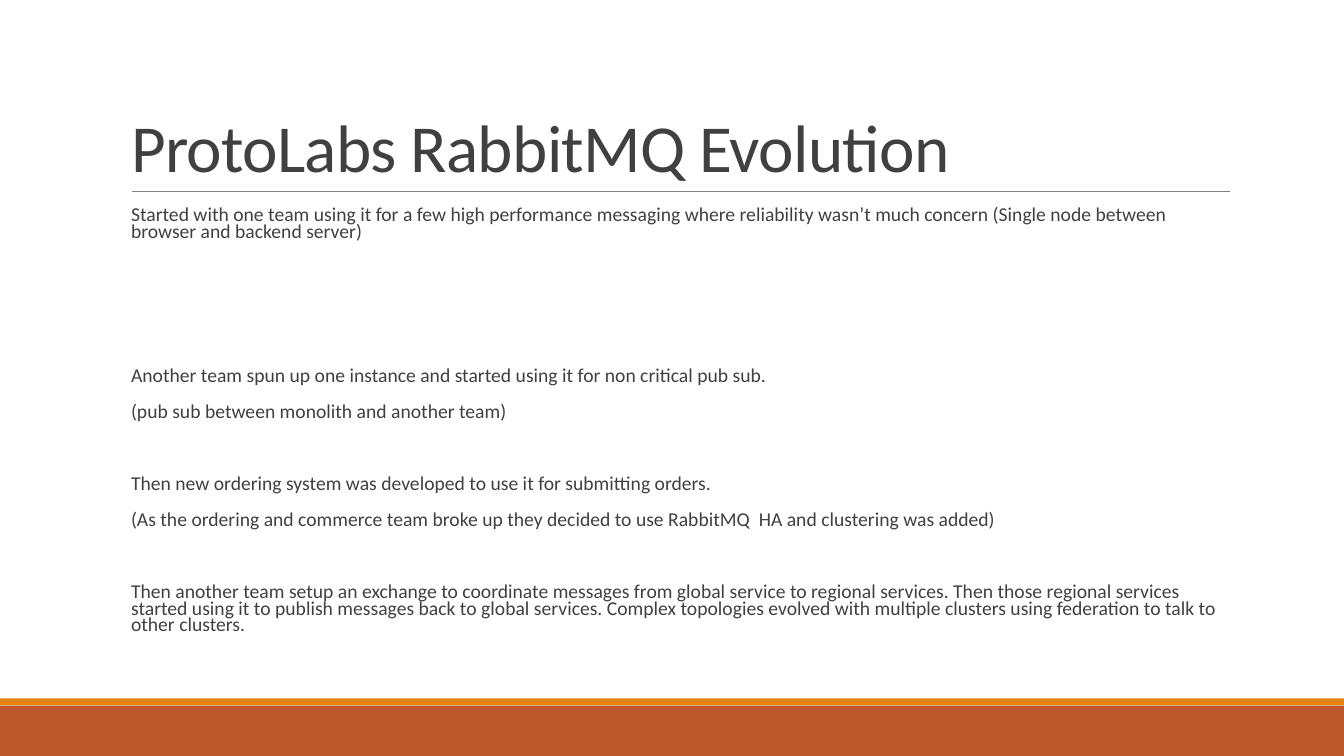
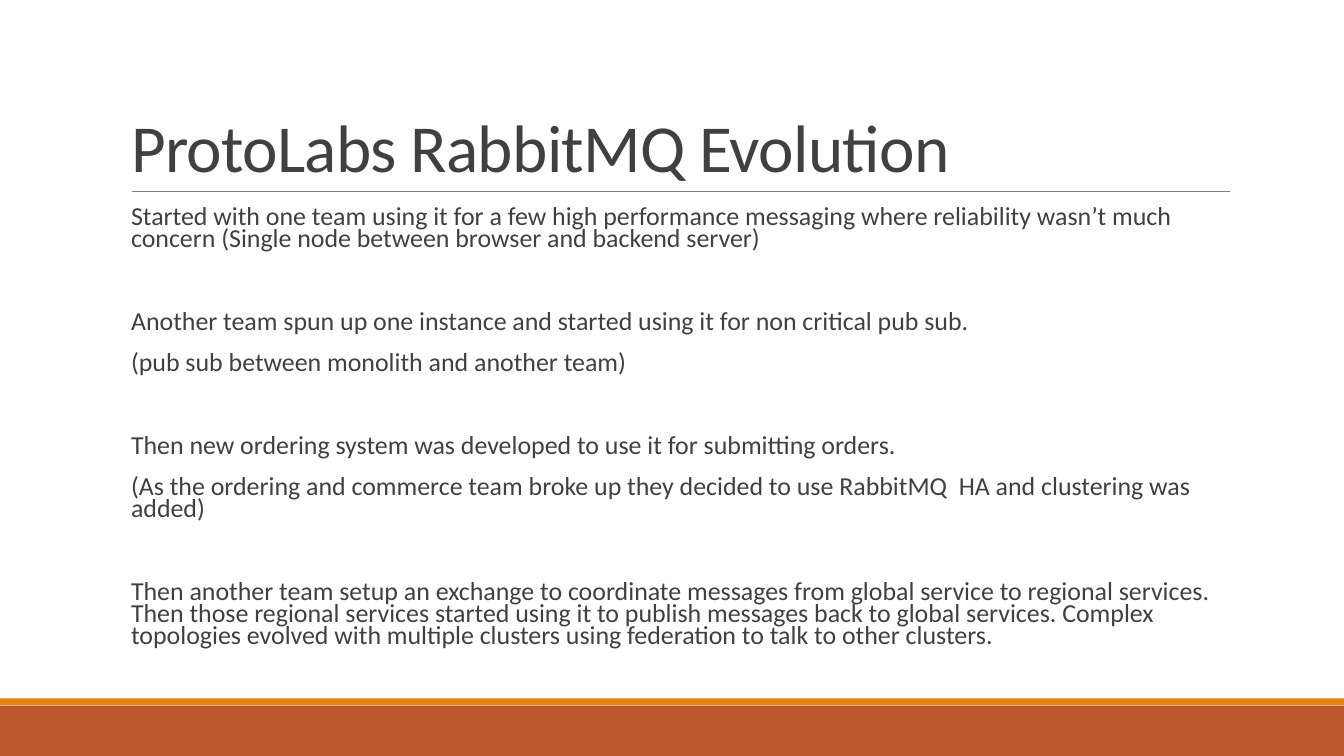
Before and after one commit to JasonRowe/TCCC23, a slide deck: slide 9 of Microservice_plumbing_with_RabbitMQ.pptx (slide 3 before the commit). Drawn at 1344x756 pixels with LibreOffice and Linux fonts; fonts in the diff are those of the drawing. Boxes give left, top, right and bottom in pixels: in the first picture for what was removed or moved away, otherwise in the second. Text is boxed around its words. In the diff, an @@ line names an element or a change of style, - is before the commit and + after.

```diff
--- a/Microservice_plumbing_with_RabbitMQ.pptx
+++ b/Microservice_plumbing_with_RabbitMQ.pptx
@@ text "Started with one team using ..." at bbox=[131, 207, 1209, 649]: size 14 to 18.5 pt @@
```
Also in this commit, not shown: 4 other slides changed, 16 slides added.
